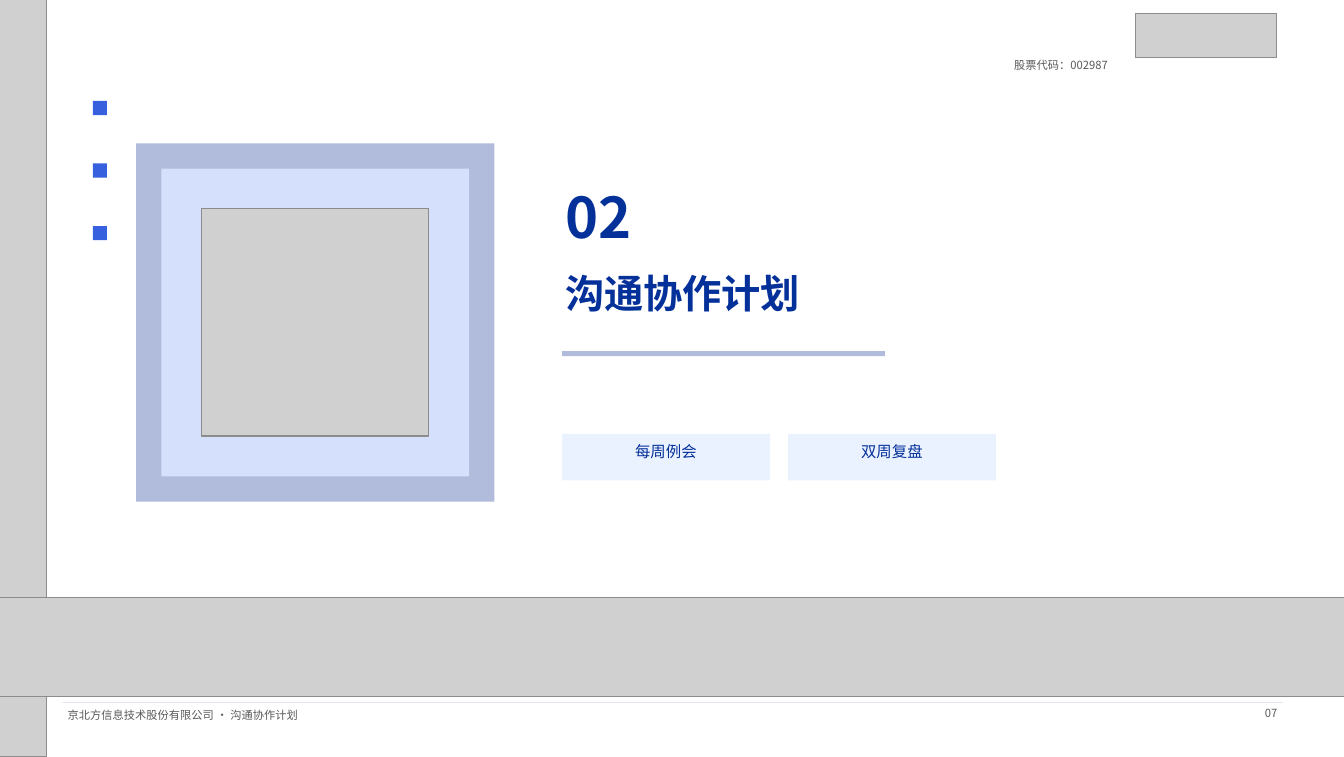
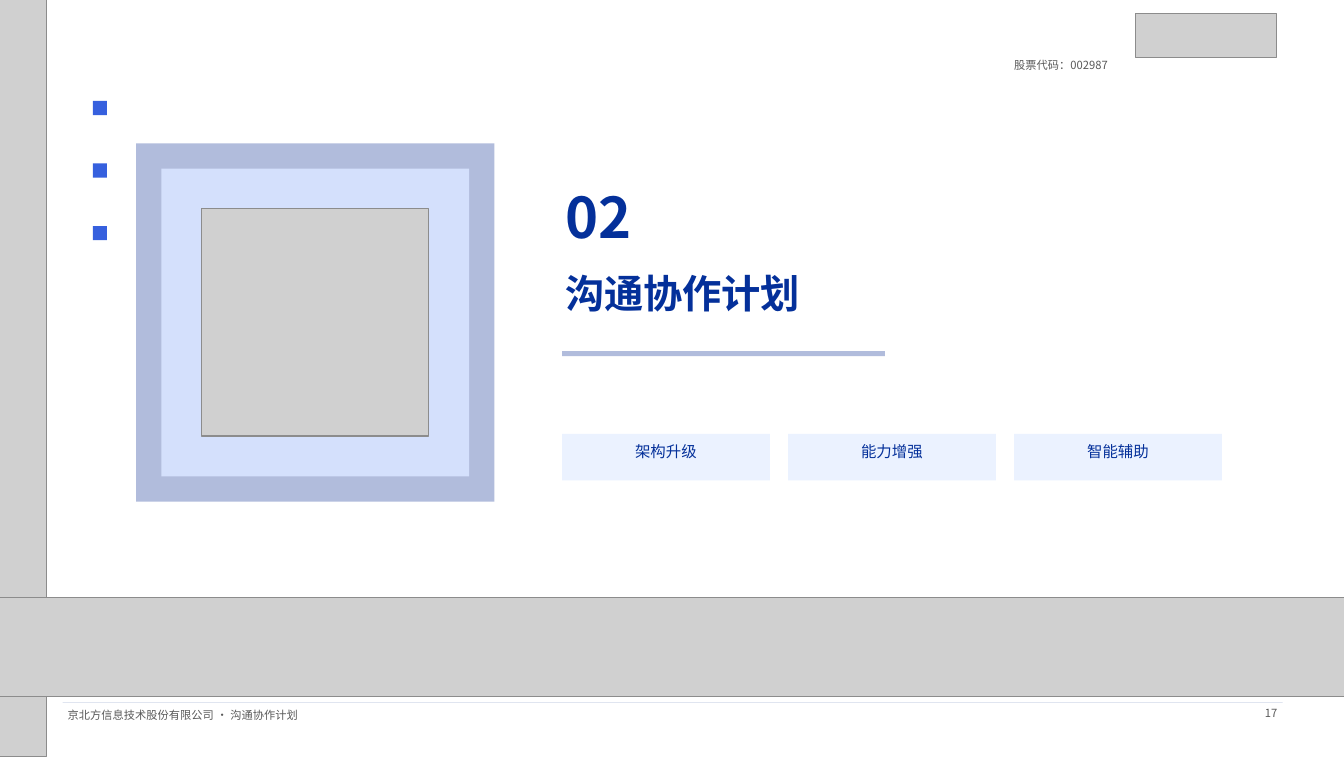
Before and after one commit to Cuiyansong/my-skills, a slide deck: slide 17 of jbf-ppt-skills/examples/sample.pptx (slide 7 before the commit). Drawn at 1344x757 pixels with LibreOffice and Linux fonts; fonts in the diff are those of the drawing; grey boxes stand for pictures. Boxes give left, top, right and bottom in pixels: in the first picture for what was removed or moved away, otherwise in the second. Text is boxed around its words. In the diff, an @@ line names an element or a change of style, - is before the commit and + after.

```diff
--- a/jbf-ppt-skills/examples/sample.pptx
+++ b/jbf-ppt-skills/examples/sample.pptx
@@ text at bbox=[635, 444, 697, 459]: text changed @@
-每周例会
+架构升级
@@ text at bbox=[861, 444, 923, 459]: text changed @@
-双周复盘
+能力增强
@@ rectangle added at bbox=[1014, 434, 1222, 480], fill #EBF2FF @@
@@ text added at bbox=[1087, 444, 1149, 459], 11 pt, text #04309A @@
+智能辅助
@@ text at bbox=[1265, 709, 1277, 717]: text changed @@
-07
+17
```
Also in this commit, not shown: 7 other slides changed, 9 slides added, 8 other files.
